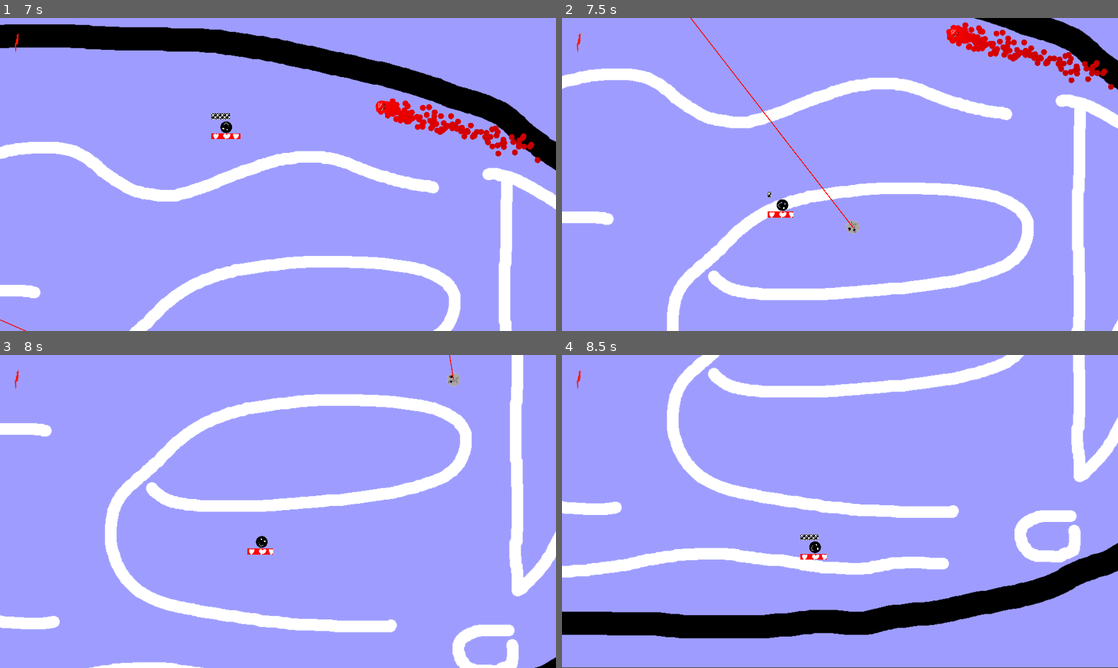
Above: before the commit, frames 1-4 (two rows, left to right).
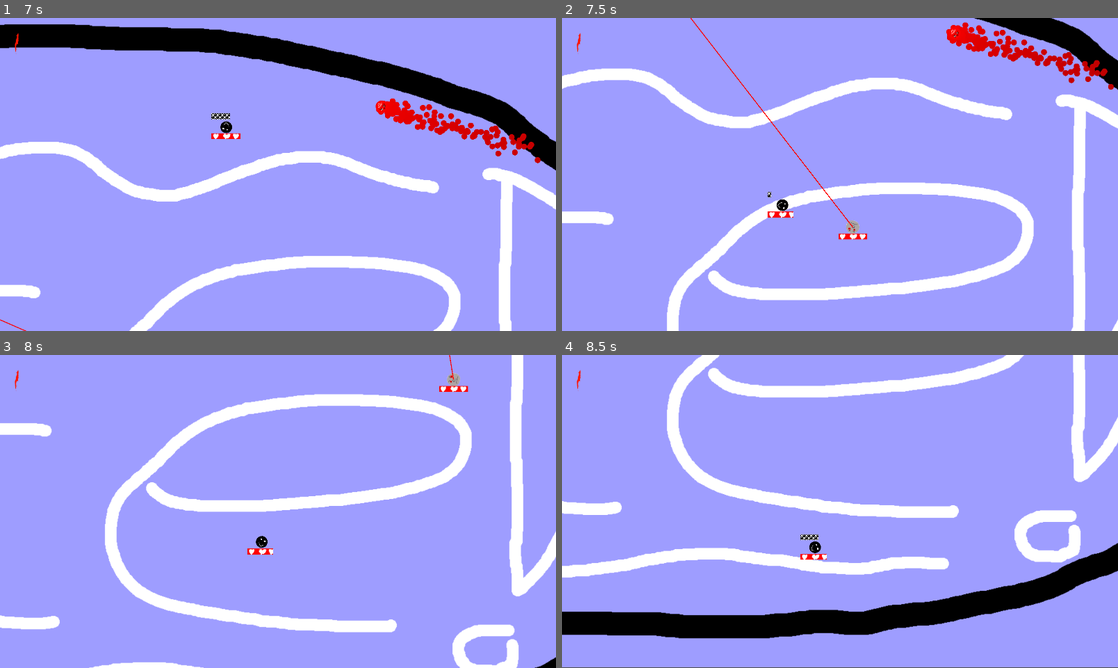
Above: after the commit, the same moments.

Repository: Junber/LD-47
Game: Godot game, scene res://Scenes/Root.tscn
Same seed, same stepped clock (60 frames per second), same inputs: the game is played once before the commit and once after it.
Inputs:
- Up to frame 1 (7 s): tap Enter at 0.5 s; hold D (move_right) 0.53-1.28 s; tap Space (boost) every 0.75 s from 0.6 to 6.6 s; hold S (move_down) 1.28-2.03 s; hold D (move_right) 2.03-2.78 s; hold W (move_up) 2.78-3.53 s; hold A (move_left) 3.53-5.03 s; hold S (move_down) 5.03-5.78 s; hold D (move_right) 5.78-6.53 s; hold W (move_up) from 6.53 s (still down)
- Up to frame 2 (7.5 s): release W (move_up) at 7.28 s; hold D (move_right) from 7.28 s (still down); tap Space (boost) at 7.35 s
- Up to frame 3 (8 s): keep holding D (move_right)
- Up to frame 4 (8.5 s): release D (move_right) at 8.03 s; hold S (move_down) from 8.03 s (still down); tap Space (boost) at 8.1 s

Frame 1 is identical in both runs. In frame 2, 0.1% of the frame differs, in the area x 49-55%, y 65-71%; in frame 3, 0.1%, in the area x 79-85%, y 6-12%; in frame 4, nothing differs.

Commit message:
Fix cyborg visibilty issues

Diff:
--- a/Scenes/Cyborg.tscn
+++ b/Scenes/Cyborg.tscn
@@ -37,23 +37,12 @@
 
 [node name="Cyborg" instance=ExtResource( 1 )]
 
-[node name="CollisionShape2D" parent="." index="0"]
-visible = false
-
 [node name="DeadSprite" parent="." index="1"]
-visible = true
 texture = ExtResource( 3 )
 
 [node name="AliveSprite" parent="." index="2"]
-visible = false
 position = Vector2( -0.353546, 0 )
 texture = ExtResource( 2 )
-
-[node name="HealthBar" parent="." index="3"]
-visible = false
-
-[node name="BloodParticles" parent="." index="4"]
-visible = false
 
 [node name="Laser" type="RayCast2D" parent="." index="5"]
 enabled = true
